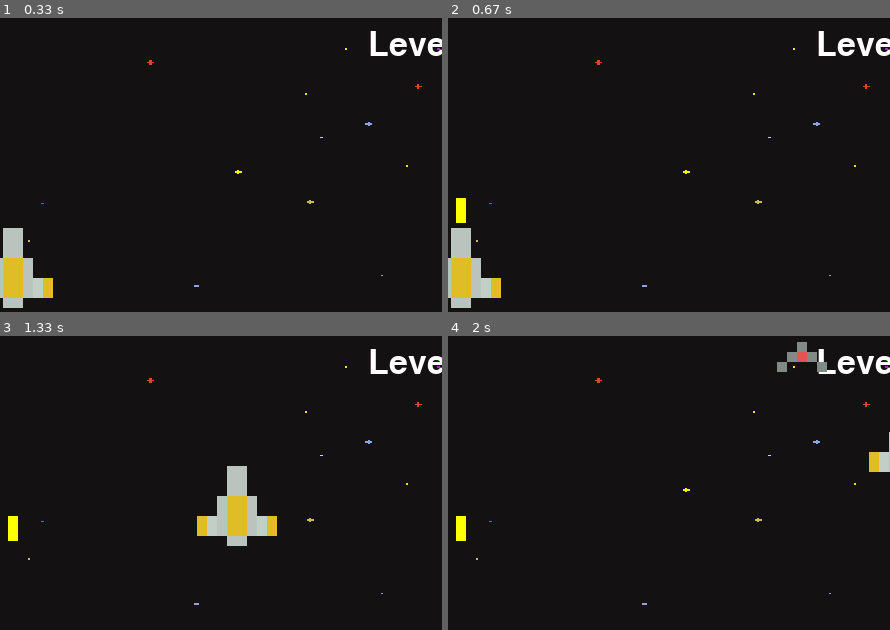
Above: before the commit, frames 1-4 (two rows, left to right).
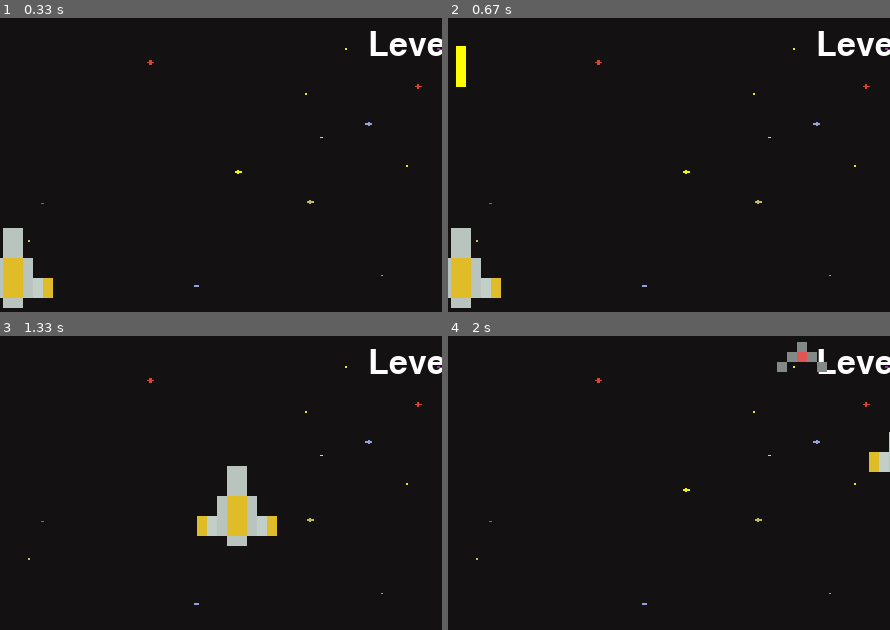
Above: after the commit, the same moments.

Repository: Mishalabdullah/Pygame
Game: pygame game, started from Space_invaders/main.py
The game is run twice, just before and just after one commit, with the same random seed, the same clock (stepped at 60 frames per second) and the same inputs.
Inputs:
- Up to frame 1 (0.33 s): no input
- Up to frame 2 (0.67 s): tap Space at 0.33 s
- Up to frame 3 (1.33 s): hold D 0.67-1.13 s; hold W from 1.17 s (still down)
- Up to frame 4 (2 s): release W at 1.47 s; hold D 1.5-1.97 s
The pictures show only the part of the screen within x 38-88%, y 0-50%; the shares and areas given below are measured in that part.

Frame 1 is identical in both runs. In frame 2, 0.5% of the frame differs, in the area x 1-5%, y 9-70%; in frame 3, 0.2%; in frame 4, 0.2%.

Commit message:
added movment of bullets

Diff:
--- a/Space_invaders/main.py
+++ b/Space_invaders/main.py
@@ -36,8 +36,9 @@
     Yellow=(255,255,0)
 
     def handle_lasers(fire_bullet):
+
         for lasers in fire_bullet:
-            player.y -= laser_vel
+            lasers.y -= laser_vel
     def redraw_window(fire_bullet):
         WIN.blit(BG, (0,0))
         # draw text
@@ -55,7 +56,7 @@
             pygame.draw.rect(WIN,Yellow,i)'''
         for enemy in enemies:
             enemy.draw(WIN)
-
+        handle_lasers(fire_bullet)
         player.draw(WIN)
 
         if lost:
